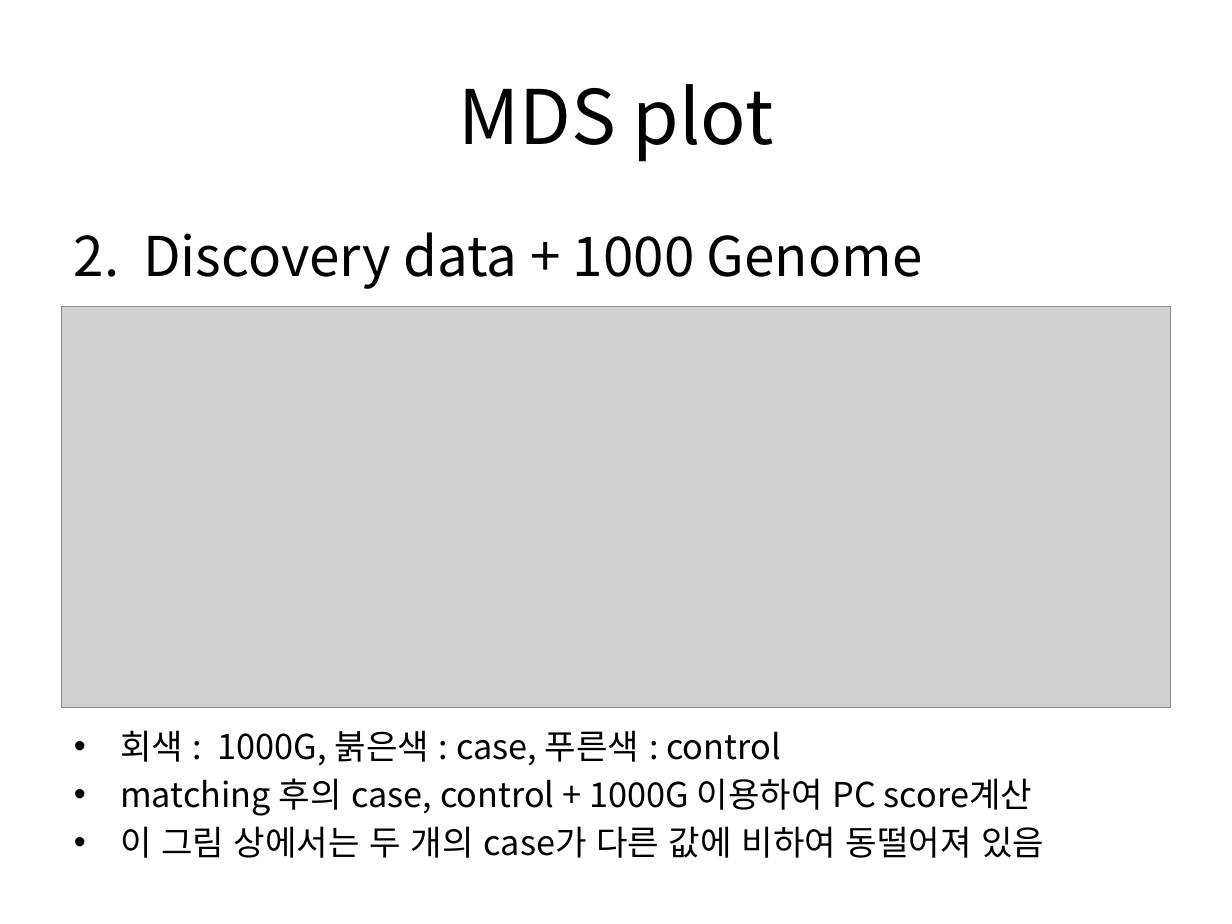
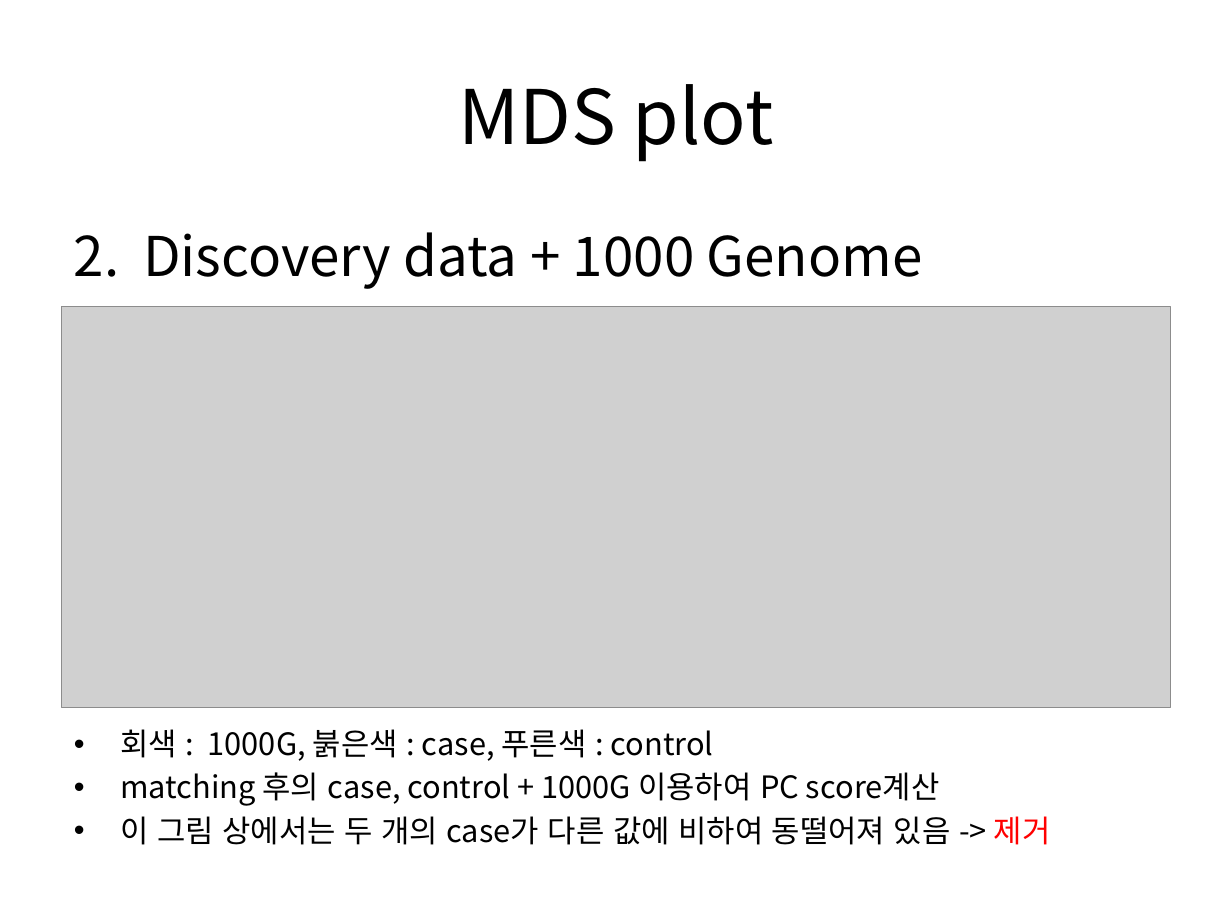
Before and after one commit to wonji/WJ_codes, a slide deck: slide 2 of LAM/Revision_20181012.pptx. Drawn at 1232x924 pixels with LibreOffice and Linux fonts; fonts in the diff are those of the drawing; grey boxes stand for pictures. Boxes give left, top, right and bottom in pixels: in the first picture for what was removed or moved away, otherwise in the second. Text is boxed around its words. In the diff, an @@ line names an element or a change of style, - is before the commit and + after.

Commit message:
[LAM] 1. Two cases & 4 controls were excluded (regarded as ouliers based on the MDS plot with 1000G) - Method 2

```diff
--- a/LAM/Revision_20181012.pptx
+++ b/LAM/Revision_20181012.pptx
@@ text at (120,729,939,806): size 20 to 18 pt in "회색 : 1000G, 붉은색 : case, 푸른색 ...", "matching 후의 case, control + 1000G 이용하여 ..." @@
@@ text at (120,816,1051,845): text changed; size 20 to 18 pt @@
-• 이 그림 상에서는 두 개의 case가 다른 값에 비하여 동떨어져 있음
+• 이 그림 상에서는 두 개의 case가 다른 값에 비하여 동떨어져 있음 -> 제거
```
Also in this commit, not shown: 3 other slides changed, 2 slides added, 10 other files.
